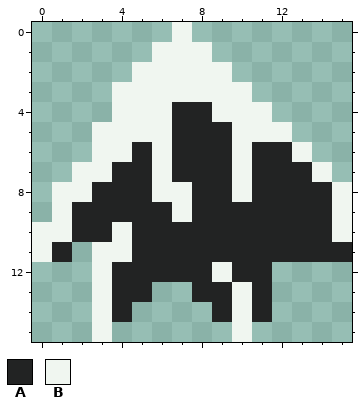
Two versions of one pixel-art file, raw/graphics/terrain/mountain_small.aseprite. This is how it looked before the edit.
16x16 pixels, 1 frame.
Palette (. is transparent): A #222323  B #f0f6f0
Pixels before, first column x 0:
 0 .......B........
 1 ......BBB.......
 2 .....BBBBB......
 3 ....BBBBBBB.....
 4 ....BBBAABBB....
 5 ...BBBBAAABBB...
 6 ...BBABAAABAAB..
 7 ..BBAABAAABAAAB.
 8 .BBAAABBAABAAAAB
 9 .BAAAAABAAAAAAAB
10 BBAABAAAAAAAAAAB
11 BA.BBAAAAAAAAAAA
12 ...BAAAAABAA....
13 ...BAA..AABA....
14 ...BA....ABA....
15 ...B......B.....
The result:
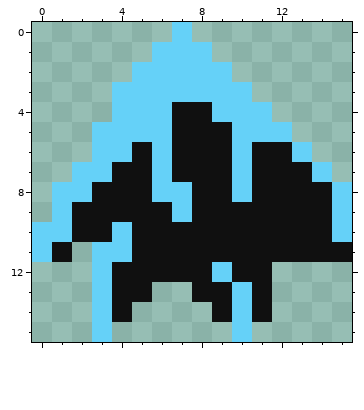
Author's note on the commit: Recoloured mountains
Difference:
Colour A changes from #222323 to #101010.
Colour B changes from #f0f6f0 to #65d1f8.
Changed places in both pictures, as pixel boxes (x1, y1, x2, y2):
changed: (32, 22, 352, 342)
